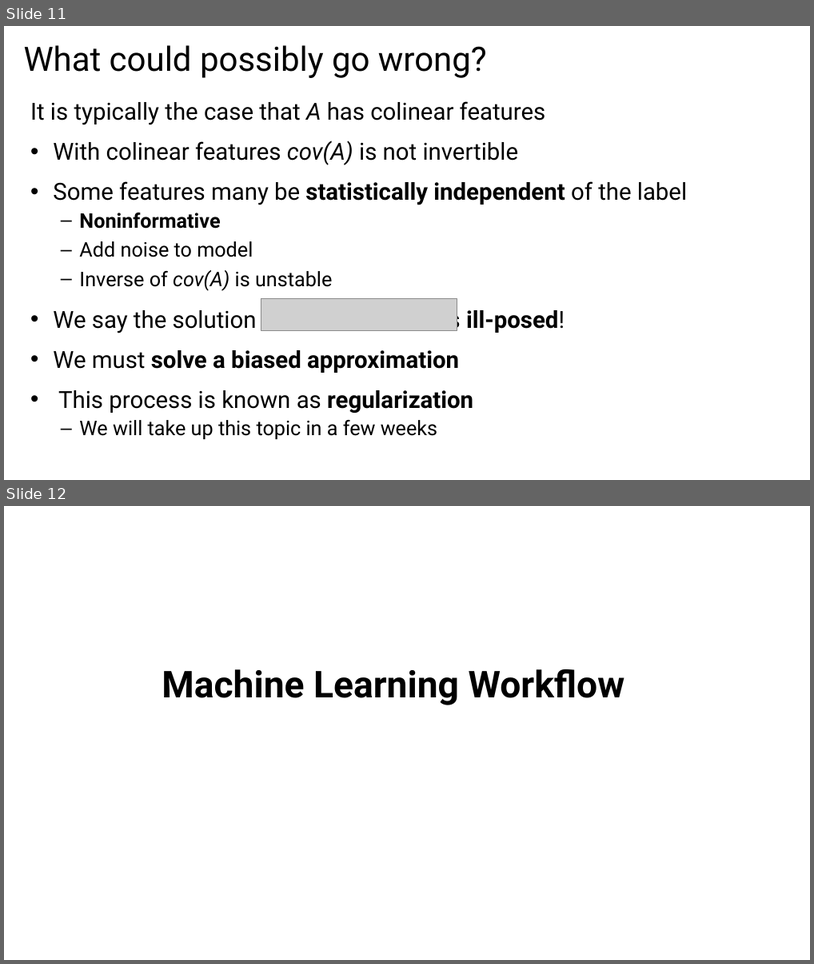
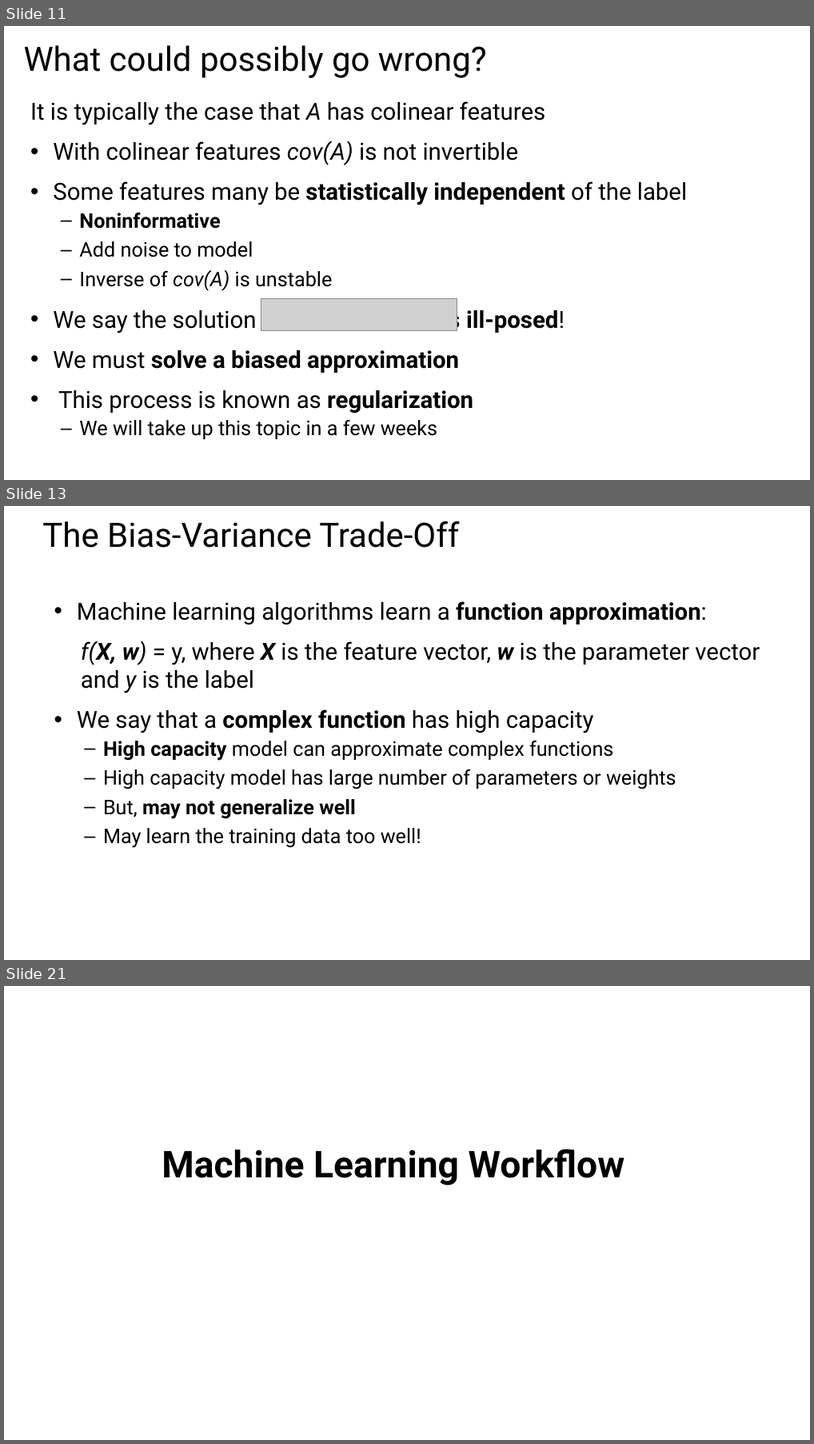
Before and after one commit to StephenElston/CSCI-E25, a slide deck: Slides/4_MachineLearningForCV.pptx. Shown one above the other, each under a label of ours: slides 11 and 12 before the commit, slides 11, 13 and 21 after it; the slides between them are not shown. The pictures are 814x964 and 814x1444 pixels, drawn with LibreOffice and Linux fonts; fonts in the diff are those of the drawing; grey boxes stand for pictures. Boxes give left, top, right and bottom in pixels: in the first picture for what was removed or moved away, otherwise in the second. Text is boxed around its words. In the diff, an @@ line names an element or a change of style, - is before the commit and + after.

```diff
--- a/Slides/4_MachineLearningForCV.pptx
+++ b/Slides/4_MachineLearningForCV.pptx
@@ slide 13 added at box(4, 506, 810, 960), background #FFFFFF @@
@@ title added at box(42, 521, 459, 548), 40 pt, text #000000 @@
+The Bias-Variance Trade-Off
@@ text added at box(77, 601, 760, 848), 28 pt, text #000000 @@
+• Machine learning algorithms learn a function approximation:
+f(X, w) = y, where X is the feature vector, w is the parameter vector and y is the label
+• We say that a complex function has high capacity
+  – High capacity model can approximate complex functions
+  – High capacity model has large number of parameters or weights
+  – But, may not generalize well
+  – May learn the training data too well!
@@ what was slide 12 is now slide 21 @@
```
Also in this commit, not shown: 3 slides changed, 10 other slides added.
